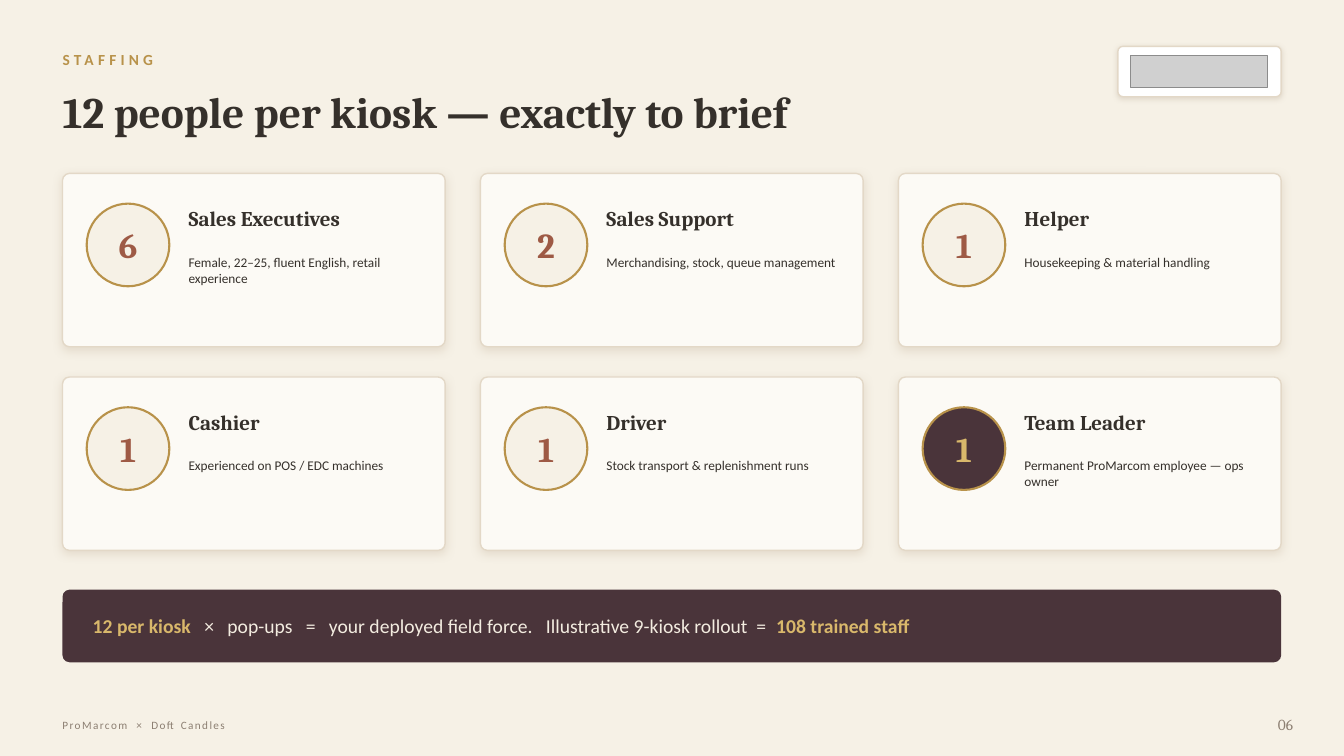
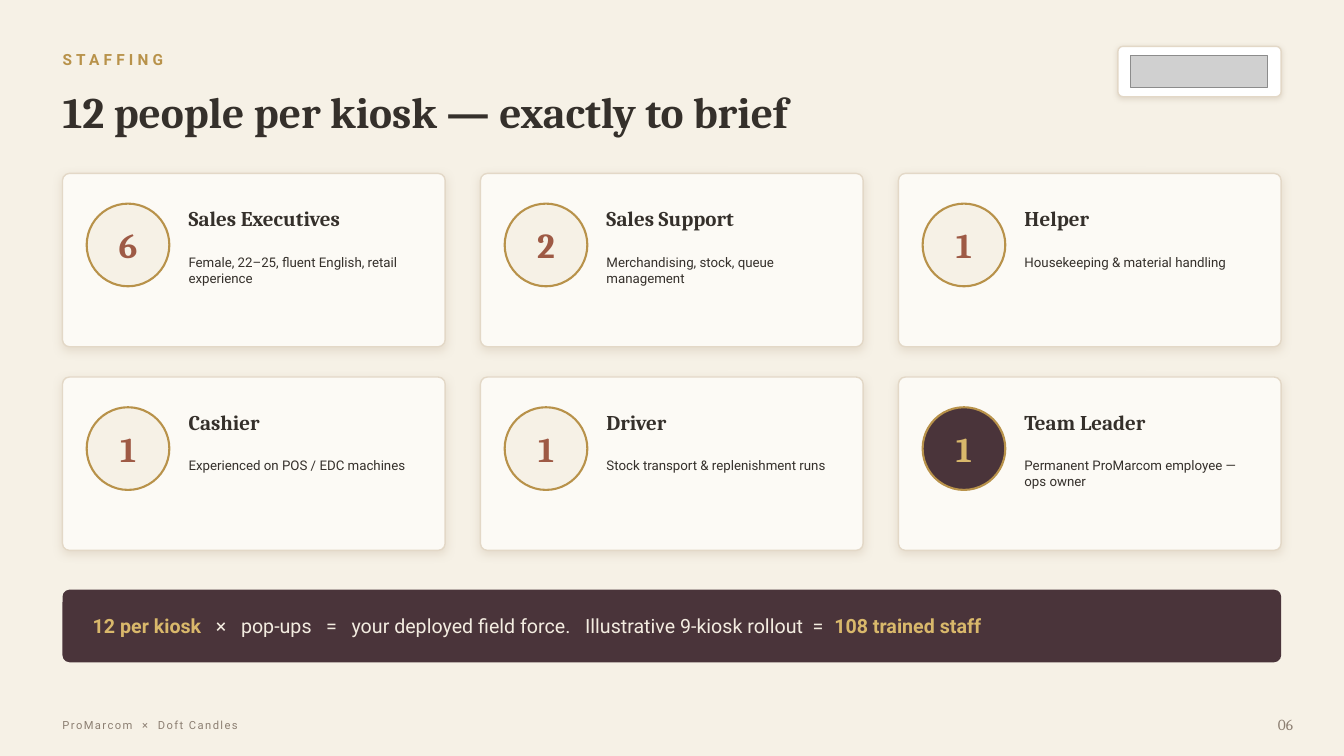
Before and after one commit to nky1103/Projects, a slide deck: slide 7 of doft_diwali_popup/Doft_Diwali_PopUp_ProMarcom_Pitch.pptx. Drawn at 1344x756 pixels with LibreOffice and Linux fonts; fonts in the diff are those of the drawing; grey boxes stand for pictures. Boxes give left, top, right and bottom in pixels: in the first picture for what was removed or moved away, otherwise in the second. Text is boxed around its words. In the diff, an @@ line names an element or a change of style, - is before the commit and + after.

```diff
--- a/doft_diwali_popup/Doft_Diwali_PopUp_ProMarcom_Pitch.pptx
+++ b/doft_diwali_popup/Doft_Diwali_PopUp_ProMarcom_Pitch.pptx
@@ font Calibri to Roboto in 9 elements at [63, 54, 164, 65], [189, 257, 397, 286], [606, 257, 774, 286], [1024, 257, 1226, 270], [189, 460, 406, 473], [606, 460, 825, 473], [1024, 460, 1222, 489], [93, 618, 981, 637], [62, 720, 238, 729] @@
```
Also in this commit, not shown: 16 other slides changed, 1 other file.
